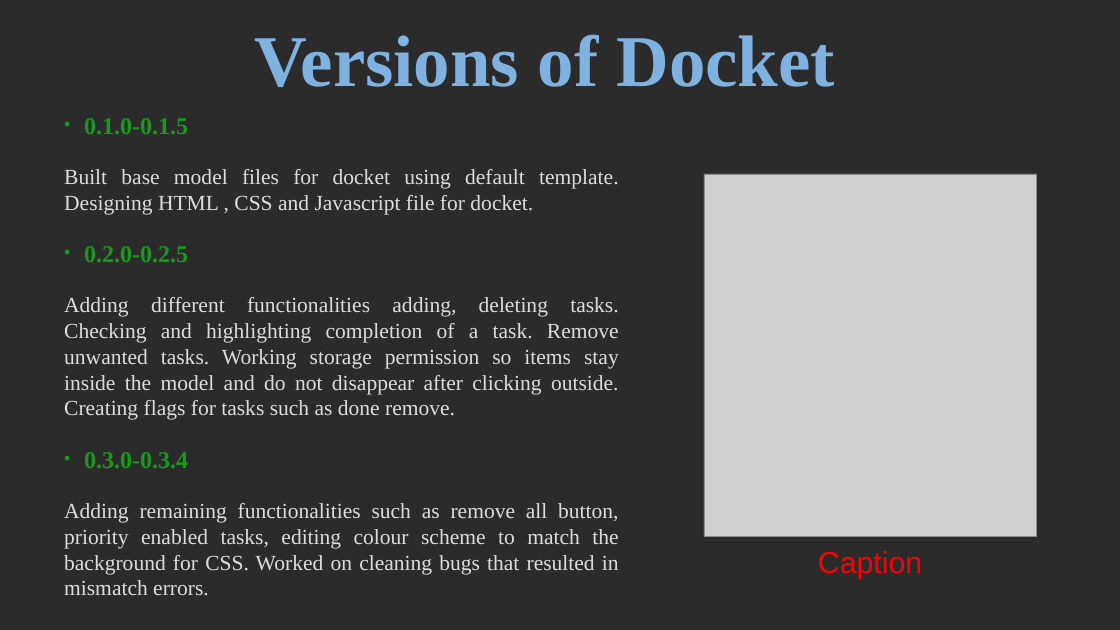
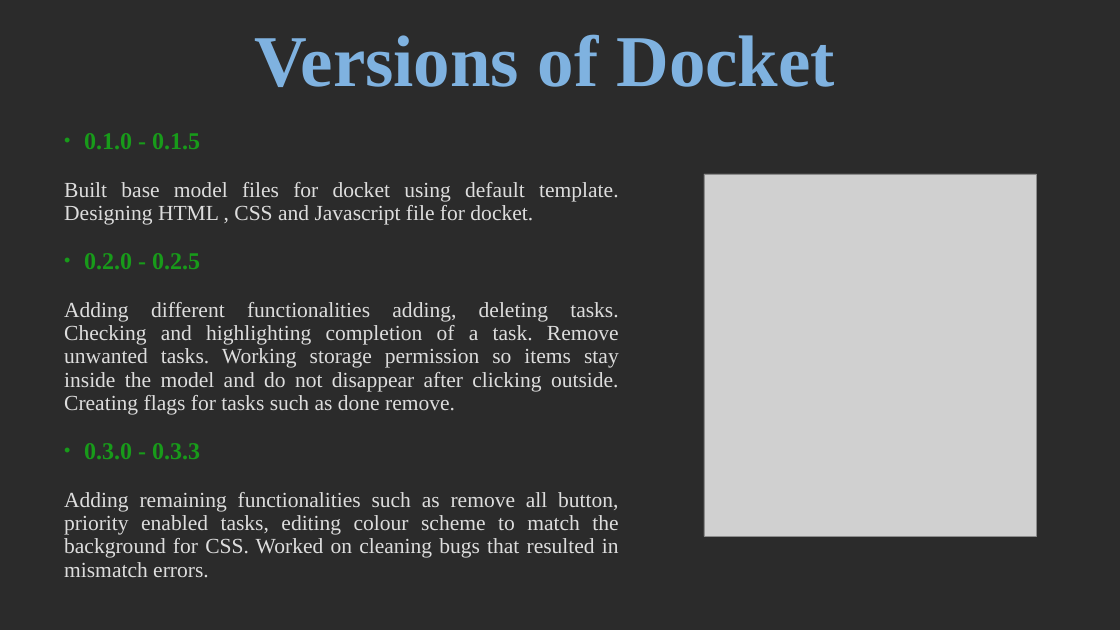
Before and after one commit to yashdahiya0/CS4540-Mozilla-Project-Group-7, a slide deck: slide 8 of doc/phase3/Final Presentation.pptx. Drawn at 1120x630 pixels with LibreOffice and Linux fonts; fonts in the diff are those of the drawing; grey boxes stand for pictures; background and template pictures are left out; a plain dark background stands for a picture behind light text. Boxes give left, top, right and bottom in pixels: in the first picture for what was removed or moved away, otherwise in the second. Text is boxed around its words. In the diff, an @@ line names an element or a change of style, - is before the commit and + after.

```diff
--- a/doc/phase3/Final Presentation.pptx
+++ b/doc/phase3/Final Presentation.pptx
@@ text at bbox=[84, 133, 200, 149]: text changed @@
-• 0.1.0-0.1.5
+• 0.1.0 - 0.1.5
@@ text at bbox=[64, 182, 619, 577]: line spacing 1 to 0.9 @@
@@ text at bbox=[84, 253, 200, 269]: text changed @@
-• 0.2.0-0.2.5
+• 0.2.0 - 0.2.5
@@ text at bbox=[84, 443, 200, 459]: text changed @@
-• 0.3.0-0.3.4
+• 0.3.0 - 0.3.3
@@ text removed at bbox=[818, 551, 922, 579] @@
-Caption
```
Also in this commit, not shown: 9 other slides changed, 1 slide removed.
